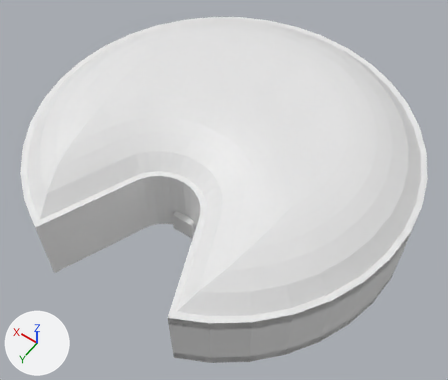
The glTF model assets/3DModels/caelumInside.glb, before and after one commit.
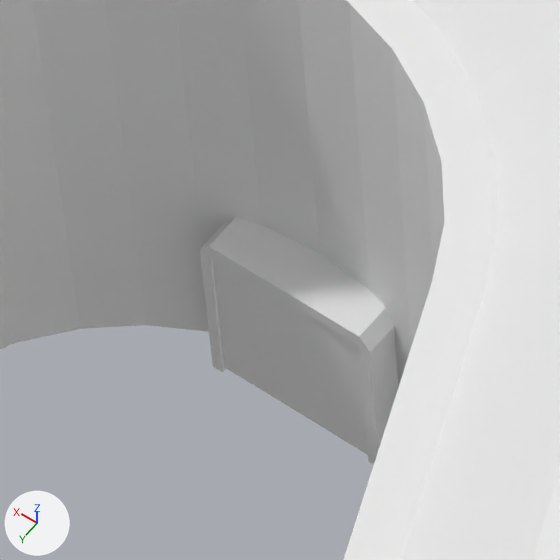
Each version appears first whole from a 50 mm lens placed at (-17.96, 25.18, 39.44), pointed at (-1.05, 1.5, 2.23), and next in a close-up on the part from 33% to 48% of the width and 49% to 66% of the height. Every picture has the same lights, and +X, +Y and +Z are marked at lower left. Objects named as collision shapes, trigger or cutter boxes, shadow casters or lower levels of detail are left out. Vertices at the same position are counted once.

The scene before the commit, as lines of its bpy script (objects in view):
```python
me_mesh_004 = bpy.data.meshes.new('Mesh.004')
me_mesh_004.from_pydata(...)  # 426 vertices, 848 faces; spans x -14.6..14.6, y -14.6..13.5, z 16.2..24.1
me_mesh_006 = bpy.data.meshes.new('Mesh.006')
me_mesh_006.from_pydata(...)  # 40 vertices, 76 faces; spans x -0.92..0.92, y 4.83..5.63, z 16.56..18.47
ob_caeluminside = bpy.data.objects.new('caelumInside', me_mesh_004)
ob_caeluminside.location = (0.0, 0.014, -16.157)
ob_caeluminsidedoor = bpy.data.objects.new('caelumInsideDoor', me_mesh_006)
ob_caeluminsidedoor.location = (0.0, -0.255, -16.55)
```
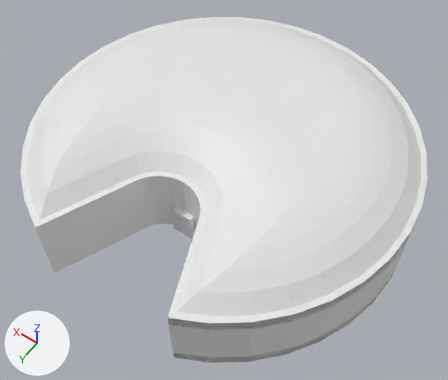
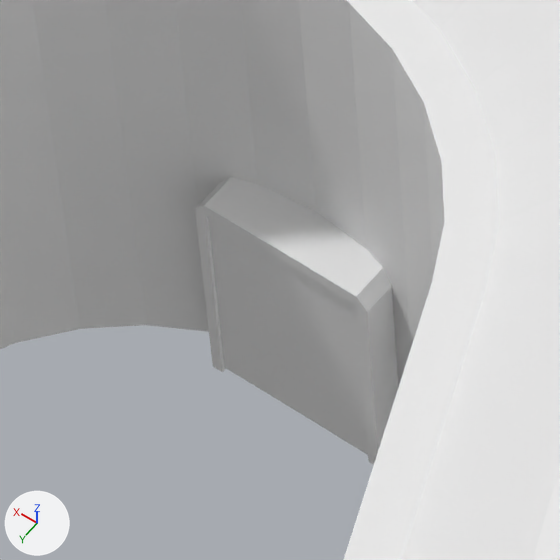
Changed parts and their boxes [x1, y1, x2, y2] in the close-ups (560 x 560 px; the box of a moved part takes in the faces that stretch with it):
'caelumInsideDoor', reshaped (17% taller)
    before: [200, 218, 398, 465]
    after: [195, 177, 398, 465]
part 1 of me_mesh_004, moved or reshaped
    both: [119, 0, 424, 455]

Patch to the scene script:
```diff
--- a/assets/3DModels/caelumInside.glb.py
+++ b/assets/3DModels/caelumInside.glb.py
@@ me_mesh_004 @@
 me_mesh_004.from_pydata(...)  # 426 vertices, 848 faces; spans x -14.6..14.6, y -14.6..13.5, z 16.2..24.1
 # used by ob_caeluminside; location = (0.0, 0.014, -16.157)
+# me_mesh_004 part 1: all 12 vertices in x -1.1..1.1, y 4.9..5.3, z 18.0 are moved by (0.0, 0.0, 0.6)
@@ me_mesh_006 @@
 me_mesh_006.from_pydata(...)  # 40 vertices, 76 faces; spans x -0.92..0.92, y 4.83..5.63, z 16.56..18.47
 # used by ob_caeluminsidedoor; location = (0.0, -0.255, -16.55)
+# me_mesh_006 part 2: all 32 vertices in x -0.92..0.92, y 4.83..5.63, z 18.33..18.47 are moved by (0.0, 0.0, 0.59)
```
